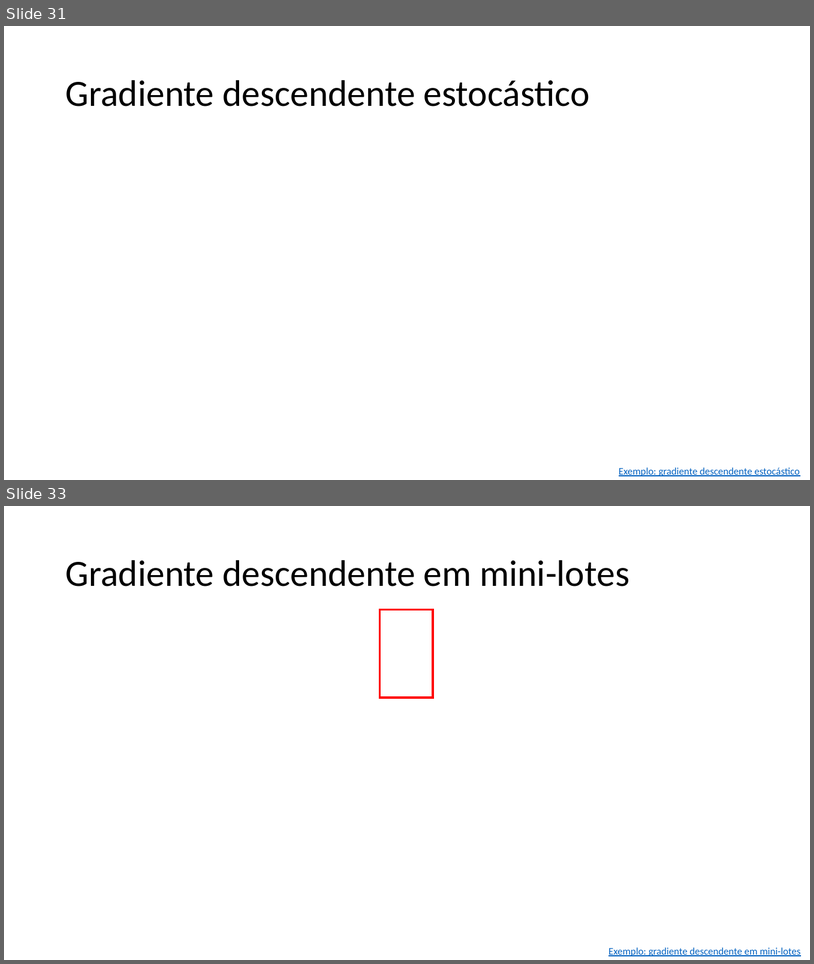
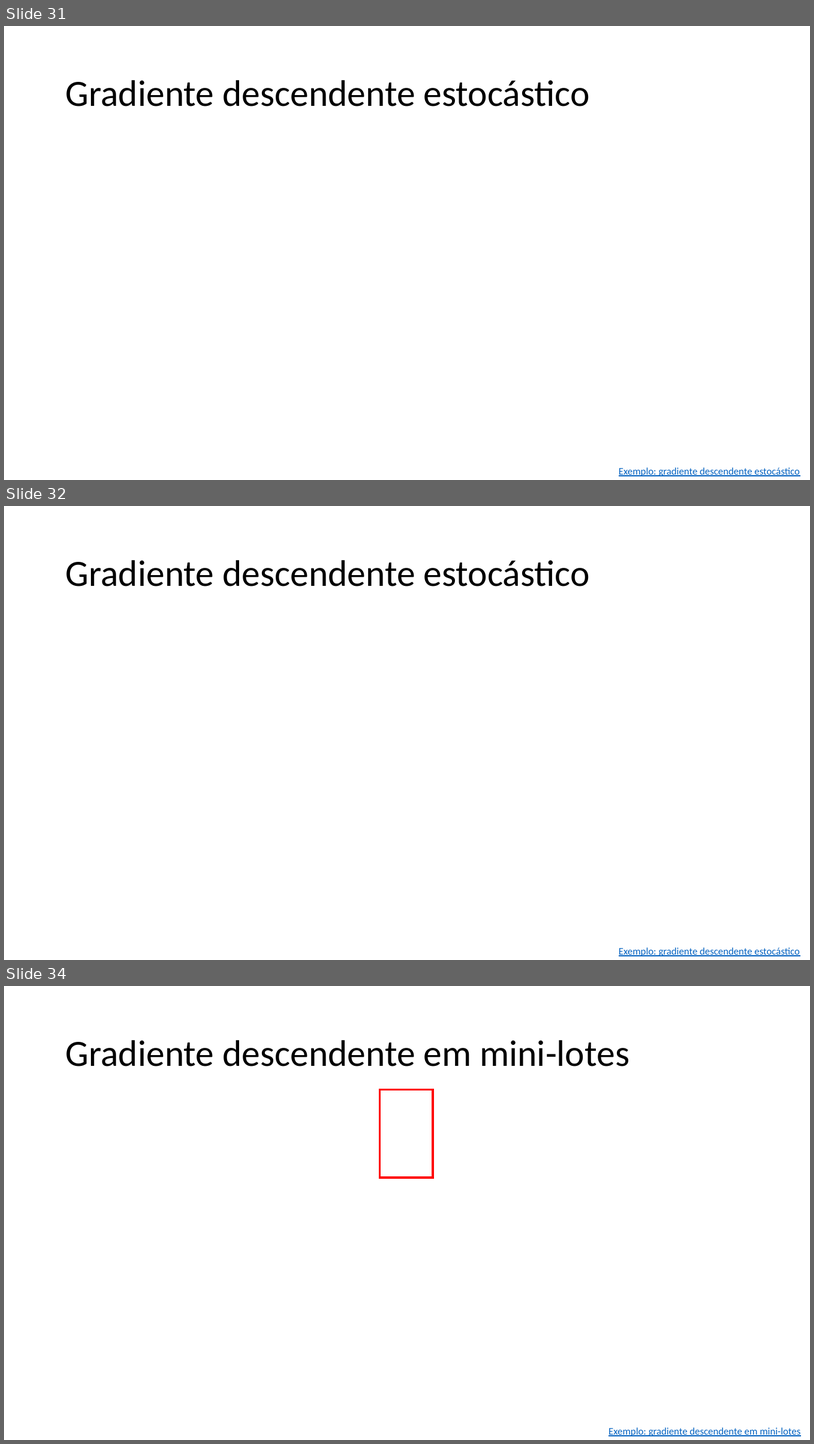
Before and after one commit to zz4fap/t319_aprendizado_de_maquina, a slide deck: slides/T319_Regressão_Linear (Parte II).pptx. Shown one above the other, each under a label of ours: slides 31 and 33 before the commit, slides 31, 32 and 34 after it; the slides between them are not shown. The pictures are 814x964 and 814x1444 pixels, drawn with LibreOffice and Linux fonts; fonts in the diff are those of the drawing; grey boxes stand for pictures. Boxes give left, top, right and bottom in pixels: in the first picture for what was removed or moved away, otherwise in the second. Text is boxed around its words. In the diff, an @@ line names an element or a change of style, - is before the commit and + after.

```diff
--- a/slides/T319_Regressão_Linear (Parte II).pptx
+++ b/slides/T319_Regressão_Linear (Parte II).pptx
@@ slide 32 added at box(4, 506, 810, 960), background #FFFFFF @@
@@ title added at box(65, 560, 590, 586), 44 pt, text #000000 @@
+Gradiente descendente estocástico
@@ text added at box(619, 947, 800, 956), 12 pt, text #0563C1, underline @@
+Exemplo: gradiente descendente estocástico
@@ what was slide 33 is now slide 34 @@
```
Also in this commit, not shown: 1 slide changed, 2 other files.
